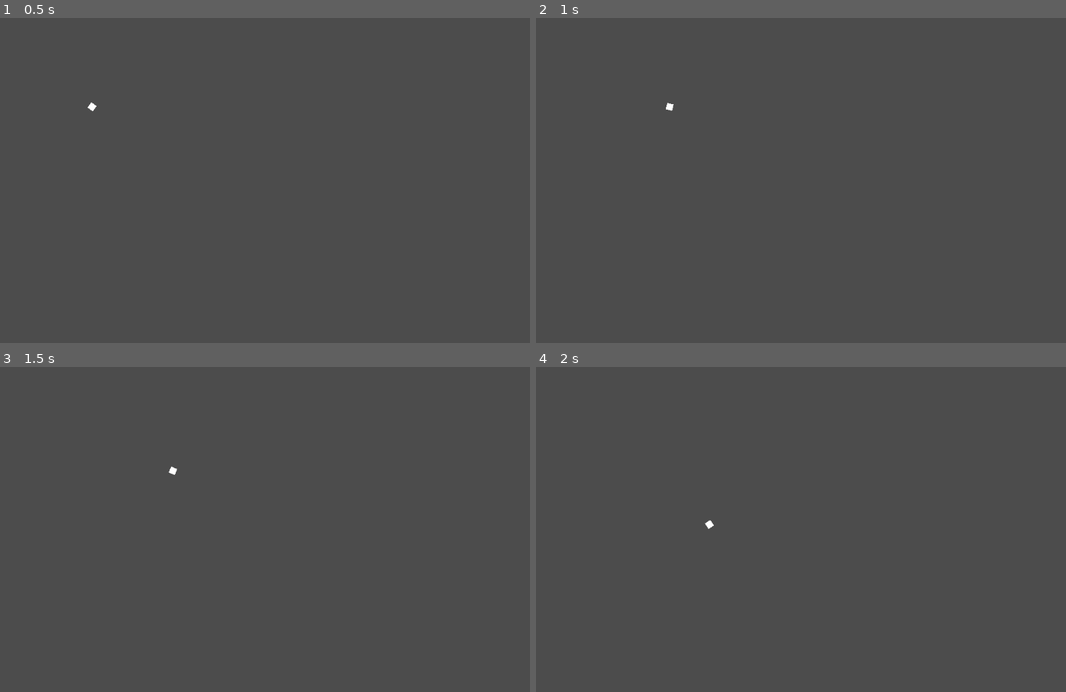
Above: before the commit, frames 1-4 (two rows, left to right).
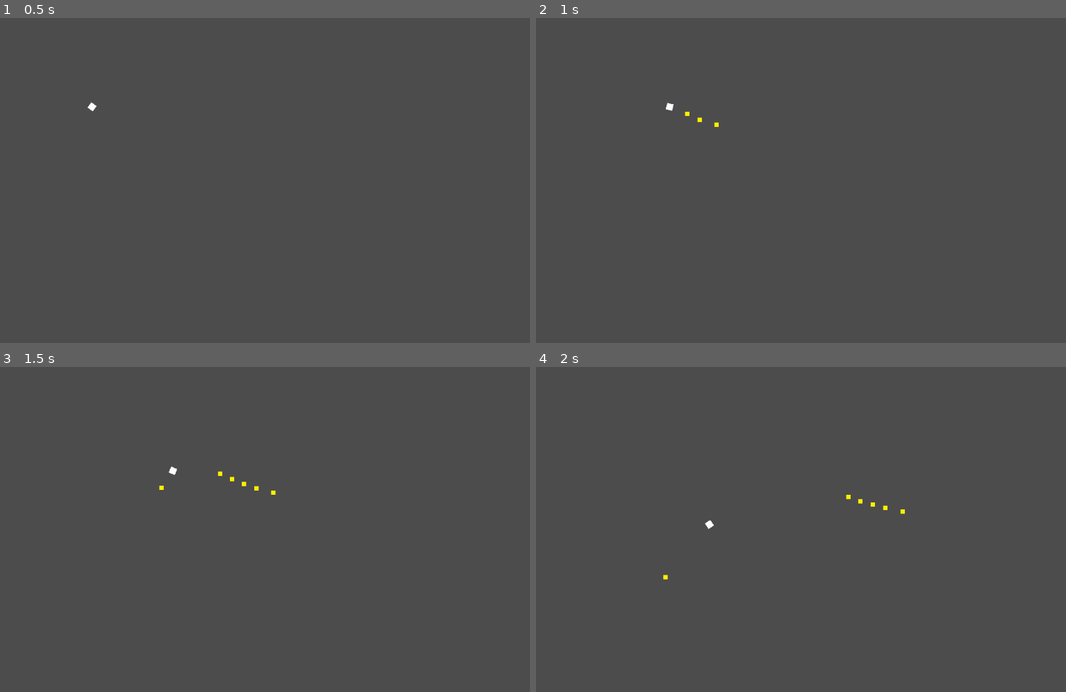
Above: after the commit, the same moments.

Repository: Yes-Yes-No/Smooth-Top-Down-Movement-Tutorial
Game: Godot game, scene res://Scenes/World.tscn
The game is run twice, just before and just after one commit, with the same random seed, the same clock (stepped at 60 frames per second) and the same inputs.
Inputs (mouse positions are in pixels of both pictures, inside the frame that each line leads up to):
- Up to frame 1 (0.5 s): no input
- Up to frame 2 (1 s): tap Enter at 0.5 s; move the mouse to (912, 164) at 0.52 s; press the mouse at (912, 164) at 0.53 s; hold D (Right) from 0.53 s (still down)
- Up to frame 3 (1.5 s): move the mouse to (143, 545) at 1.27 s; release D (Right) at 1.28 s; release the mouse at (143, 545) at 1.28 s; hold S (Down) from 1.28 s (still down); click (143, 545) at 1.35 s
- Up to frame 4 (2 s): keep holding S (Down)

Frame 1 is identical in both runs. In frame 2, less than 0.1% of the frame differs, in the area x 28-35%, y 28-34%; in frame 3, less than 0.1%; in frame 4, less than 0.1%, in the area x 23-70%, y 39-66%.

Commit message:
Added Shooting

Diff:
--- /dev/null
+++ b/Scenes/Bullet.tscn
@@ -0,0 +1,17 @@
+[gd_scene load_steps=4 format=2]
+
+[ext_resource path="res://Sprites/pixil-frame-0 (1).png" type="Texture" id=1]
+[ext_resource path="res://Scripts/Bullet.gd" type="Script" id=2]
+
+[sub_resource type="RectangleShape2D" id=1]
+extents = Vector2( 4, 4 )
+
+[node name="Bullet" type="Area2D"]
+script = ExtResource( 2 )
+
+[node name="Sprite" type="Sprite" parent="."]
+modulate = Color( 1, 0.937255, 0, 1 )
+texture = ExtResource( 1 )
+
+[node name="CollisionShape2D" type="CollisionShape2D" parent="."]
+shape = SubResource( 1 )
--- a/Scenes/Player.tscn
+++ b/Scenes/Player.tscn
@@ -1,7 +1,8 @@
-[gd_scene load_steps=4 format=2]
+[gd_scene load_steps=5 format=2]
 
 [ext_resource path="res://Sprites/pixil-frame-0 (1).png" type="Texture" id=1]
 [ext_resource path="res://Scripts/Player.gd" type="Script" id=2]
+[ext_resource path="res://Scenes/Bullet.tscn" type="PackedScene" id=3]
 
 [sub_resource type="RectangleShape2D" id=1]
 extents = Vector2( 6, 6 )
@@ -10,6 +11,7 @@
 script = ExtResource( 2 )
 move_speed = 200
 acceleration = 12
+bullet_scene = ExtResource( 3 )
 
 [node name="Sprite" type="Sprite" parent="."]
 scale = Vector2( 1.5, 1.5 )
@@ -17,3 +19,10 @@
 
 [node name="CollisionShape2D" type="CollisionShape2D" parent="."]
 shape = SubResource( 1 )
+
+[node name="Position2D" type="Position2D" parent="."]
+position = Vector2( 8, 0 )
+
+[node name="Timer" type="Timer" parent="."]
+wait_time = 0.15
+one_shot = true
--- /dev/null
+++ b/Scripts/Bullet.gd
@@ -0,0 +1,7 @@
+extends Area2D
+
+var dir = Vector2.RIGHT
+var speed = 350
+
+func _process(delta):
+	translate(dir.normalized() * speed * delta)
--- a/Scripts/Player.gd
+++ b/Scripts/Player.gd
@@ -3,7 +3,12 @@
 export (int) var move_speed
 export (int) var acceleration
 
+export (PackedScene) var bullet_scene
+
 var velocity = Vector2()
+
+onready var pos = $Position2D
+onready var timer = $Timer
 
 func _physics_process(delta):
 
@@ -14,6 +19,9 @@
 
 	look_at(get_global_mouse_position())
 
+	if Input.is_action_pressed("Shoot"):
+		shoot()
+
 func get_move_direction():
 	return Vector2(
 		int(Input.is_action_pressed("Right")) - int(Input.is_action_pressed("Left")),
@@ -22,3 +30,15 @@
 
 func custom_lerp(current, target, weight):
 	return current.linear_interpolate(target, weight)
+
+func shoot():
+	if timer.is_stopped():
+		var b = bullet_scene.instance()
+		var shoot_dir = (get_global_mouse_position() - self.global_position).normalized()
+
+		b.dir = shoot_dir
+		b.global_position = pos.global_position
+
+		get_tree().get_root().add_child(b)
+
+		timer.start()
--- a/project.godot
+++ b/project.godot
@@ -40,6 +40,11 @@
 "events": [ Object(InputEventKey,"resource_local_to_scene":false,"resource_name":"","device":0,"alt":false,"shift":false,"control":false,"meta":false,"command":false,"pressed":false,"scancode":0,"physical_scancode":68,"unicode":0,"echo":false,"script":null)
  ]
 }
+Shoot={
+"deadzone": 0.5,
+"events": [ Object(InputEventMouseButton,"resource_local_to_scene":false,"resource_name":"","device":0,"alt":false,"shift":false,"control":false,"meta":false,"command":false,"button_mask":0,"position":Vector2( 0, 0 ),"global_position":Vector2( 0, 0 ),"factor":1.0,"button_index":1,"pressed":false,"doubleclick":false,"script":null)
+ ]
+}
 
 [physics]
 
